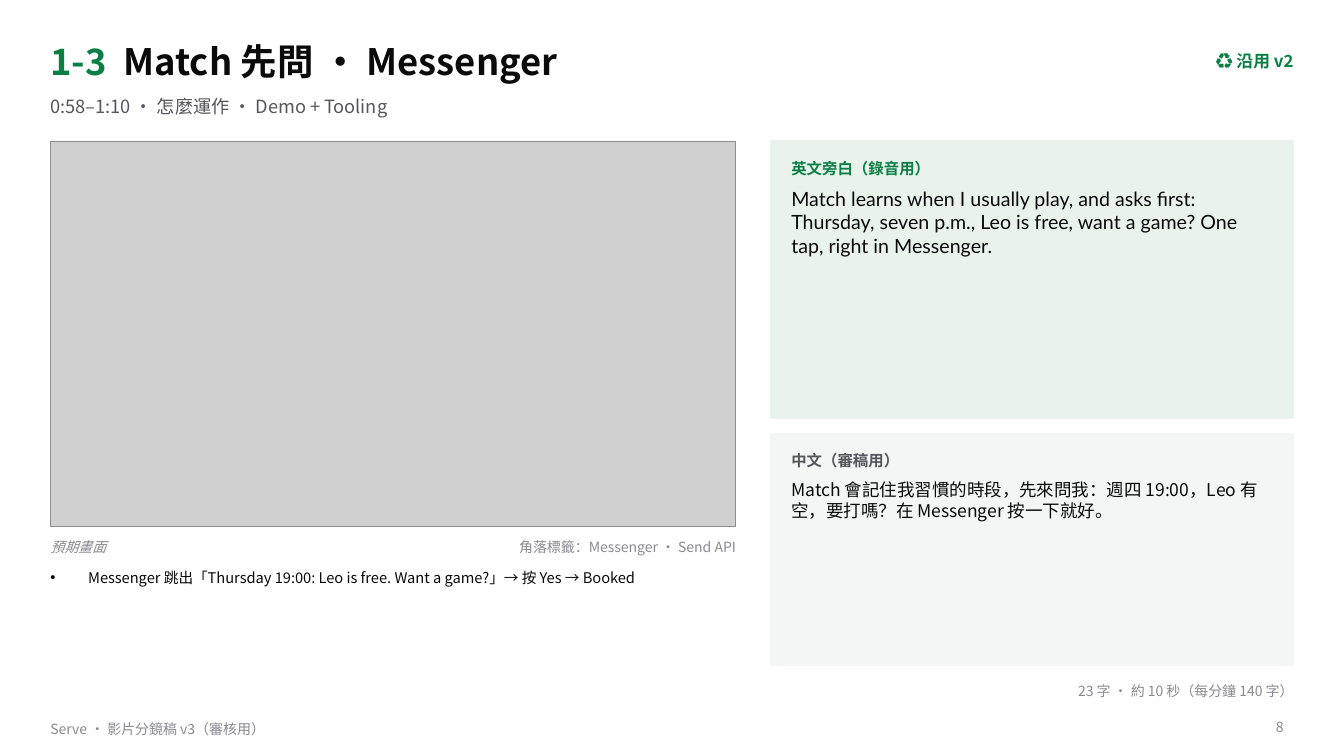
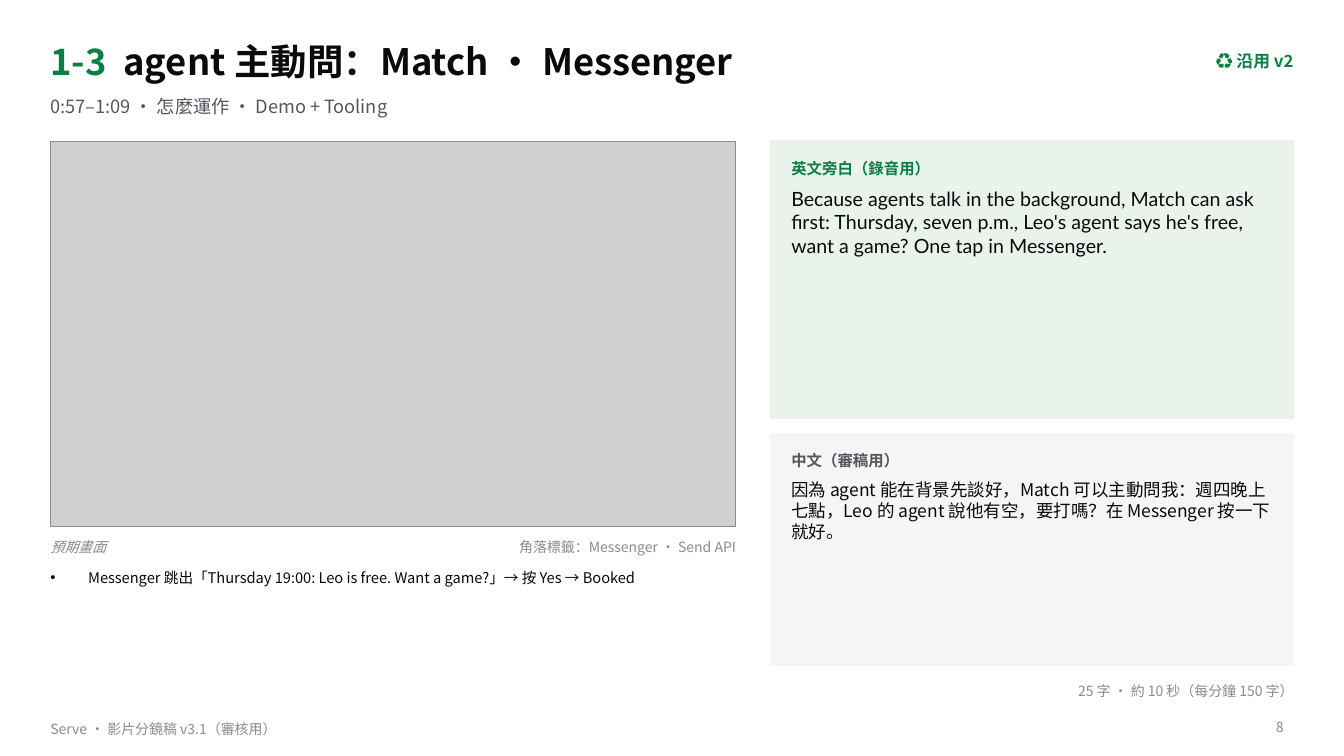
Before and after one commit to gino6178/serve-meta-hackathon, a slide deck: slide 8 of video/storyboard_v3.pptx. Drawn at 1344x756 pixels with LibreOffice and Linux fonts; fonts in the diff are those of the drawing; grey boxes stand for pictures. Boxes give left, top, right and bottom in pixels: in the first picture for what was removed or moved away, otherwise in the second. Text is boxed around its words. In the diff, an @@ line names an element or a change of style, - is before the commit and + after.

```diff
--- a/video/storyboard_v3.pptx
+++ b/video/storyboard_v3.pptx
@@ text at (50, 44, 733, 84): text changed @@
-1-3 Match 先問 · Messenger
+1-3 agent 主動問：Match · Messenger
@@ text at (50, 97, 387, 118): text changed @@
-0:58–1:10 · 怎麼運作 · Demo + Tooling
+0:57–1:09 · 怎麼運作 · Demo + Tooling
@@ text at (791, 191, 1254, 257): text changed @@
-Match learns when I usually play, and asks first: Thursday, seven p.m., Leo is free, want a game? One tap, right in Messenger.
+Because agents talk in the background, Match can ask first: Thursday, seven p.m., Leo's agent says he's free, want a game? One tap in Messenger.
@@ text at (791, 481, 1270, 540): text changed @@
-Match 會記住我習慣的時段，先來問我：週四 19:00，Leo 有空，要打嗎？在 Messenger 按一下就好。
+因為 agent 能在背景先談好，Match 可以主動問我：週四晚上七點，Leo 的 agent 說他有空，要打嗎？在 Messenger 按一下就好。
@@ text at (1078, 684, 1294, 697): text changed @@
-23 字 · 約 10 秒（每分鐘 140 字）
+25 字 · 約 10 秒（每分鐘 150 字）
@@ text at (50, 722, 276, 735): text changed @@
-Serve · 影片分鏡稿 v3（審核用）
+Serve · 影片分鏡稿 v3.1（審核用）
```
Also in this commit, not shown: 15 other slides changed, 13 other files.
